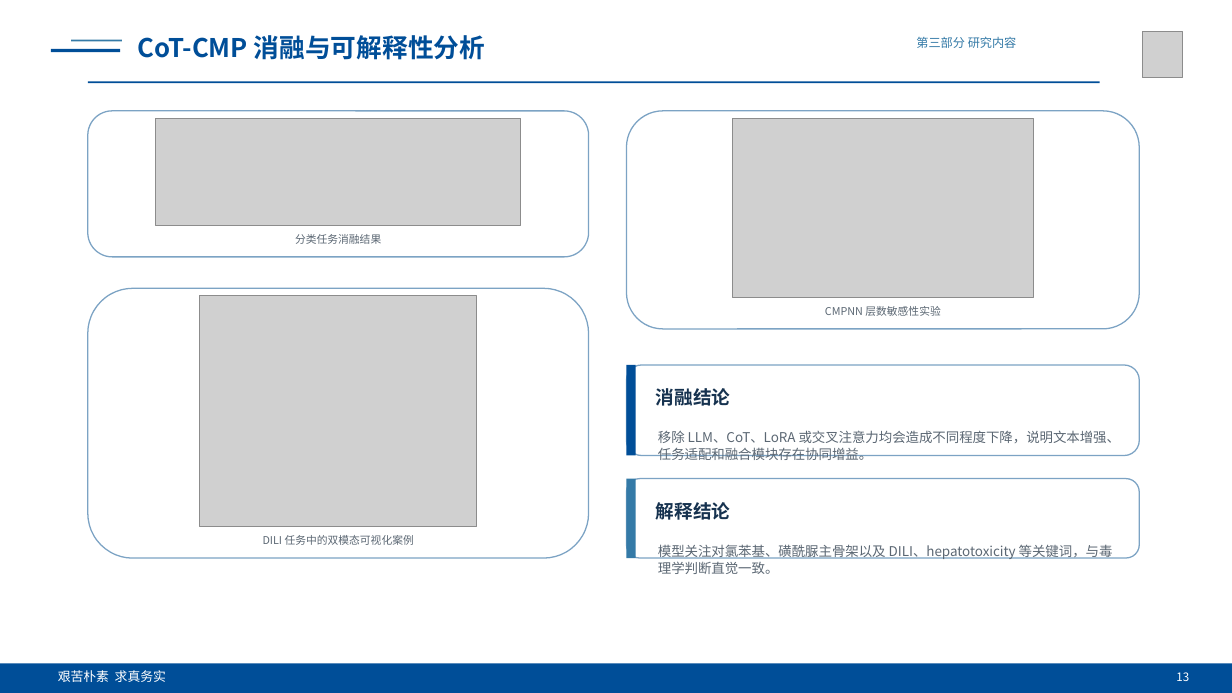
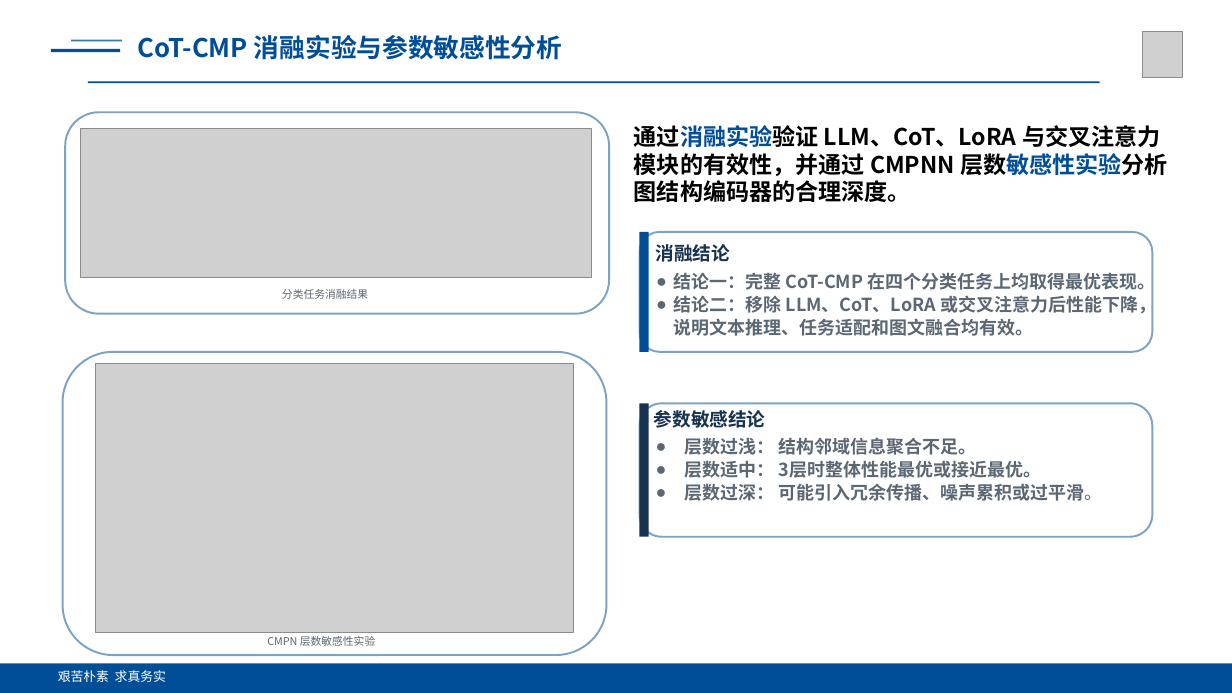
Before and after one commit to fanshuaiyao/BYFinall, a slide deck: slide 13 of 答辩/ppt/基于多模态学习的药物分子性质预测研究_答辩PPT.pptx (slide 10 before the commit). Drawn at 1232x693 pixels with LibreOffice and Linux fonts; fonts in the diff are those of the drawing; grey boxes stand for pictures. Boxes give left, top, right and bottom in pixels: in the first picture for what was removed or moved away, otherwise in the second. Text is boxed around its words. In the diff, an @@ line names an element or a change of style, - is before the commit and + after.

```diff
--- a/答辩/ppt/基于多模态学习的药物分子性质预测研究_答辩PPT.pptx
+++ b/答辩/ppt/基于多模态学习的药物分子性质预测研究_答辩PPT.pptx
@@ text at (137, 35, 562, 60): text changed @@
-CoT-CMP 消融与可解释性分析
+CoT-CMP 消融实验与参数敏感性分析
@@ text removed at (916, 36, 1017, 48) @@
-第三部分 研究内容
@@ rounded rectangle: place and size @@
-rounded rectangle at (88, 111, 589, 257)
+rounded rectangle at (66, 113, 610, 314)
@@ picture: place and size @@
-picture at (155, 118, 521, 226)
+picture at (81, 128, 592, 278)
@@ text added at (634, 125, 1168, 202), 18 pt, text #000000, bold @@
+通过消融实验验证 LLM、CoT、LoRA 与交叉注意力模块的有效性，并通过 CMPNN 层数敏感性实验分析图结构编码器的合理深度。
@@ rectangle: place and size @@
-rectangle at (627, 365, 636, 456)
+rectangle at (640, 232, 649, 352)
@@ rounded rectangle: place and size @@
-rounded rectangle at (627, 365, 1140, 456)
+rounded rectangle at (640, 232, 1153, 352)
@@ text "消融结论": place and size @@
-text "消融结论" at (656, 388, 730, 406)
+text "消融结论" at (656, 244, 730, 262)
@@ text "分类任务消融结果": place and size @@
-text "分类任务消融结果" at (295, 234, 381, 244)
+text "分类任务消融结果" at (282, 289, 368, 299)
@@ rounded rectangle removed at (88, 288, 589, 558) @@
@@ picture removed at (200, 296, 477, 527) @@
@@ text at (673, 270, 1156, 336): text changed; size 10.5 to 14 pt; bold on @@
-移除 LLM、CoT、LoRA 或交叉注意力均会造成不同程度下降，说明文本增强、任务适配和融合模块存在协同增益。
+● 结论一：完整 CoT-CMP 在四个分类任务上均取得最优表现。
+● 结论二：移除 LLM、CoT、LoRA 或交叉注意力后性能下降，说明文本推理、任务适配和图文融合均有效。
@@ rounded rectangle: place and size @@
-rounded rectangle at (627, 111, 1140, 329)
+rounded rectangle at (63, 352, 607, 655)
@@ picture: place and size @@
-picture at (732, 118, 1033, 298)
+picture at (96, 363, 574, 632)
@@ outline #7CA3C4 1 pt to #7CA3C4 1.5 pt in 4 elements at (66, 113, 610, 314), (640, 232, 1153, 352), (63, 352, 607, 655), (640, 404, 1153, 537) @@
@@ rounded rectangle: place and size @@
-rounded rectangle at (627, 479, 1140, 558)
+rounded rectangle at (640, 404, 1153, 537)
@@ rectangle: place and size @@
-rectangle at (627, 479, 636, 558)
+rectangle at (640, 404, 649, 537)
@@ rectangle at (640, 404, 649, 537): fill #347AA7 to #16324F @@
@@ text added at (654, 410, 766, 428), 14.5 pt, text #16324F, bold @@
+参数敏感结论
@@ text added at (685, 437, 1103, 501), 14 pt, text #5B6773, bold @@
+● 层数过浅： 结构邻域信息聚合不足。
+● 层数适中： 3层时整体性能最优或接近最优。
+● 层数过深： 可能引入冗余传播、噪声累积或过平滑。
@@ text removed at (656, 502, 730, 520) @@
-解释结论
@@ text removed at (263, 535, 414, 545) @@
-DILI 任务中的双模态可视化案例
@@ text removed at (658, 545, 1113, 574) @@
-模型关注对氯苯基、磺酰脲主骨架以及 DILI、hepatotoxicity 等关键词，与毒理学判断直觉一致。
@@ text at (267, 636, 375, 646): text changed @@
-CMPNN 层数敏感性实验
+CMPN 层数敏感性实验
@@ text removed at (1176, 672, 1189, 681) @@
-13
```
Also in this commit, not shown: 8 other slides changed, 7 slides added, 2 slides removed, 23 other files.
